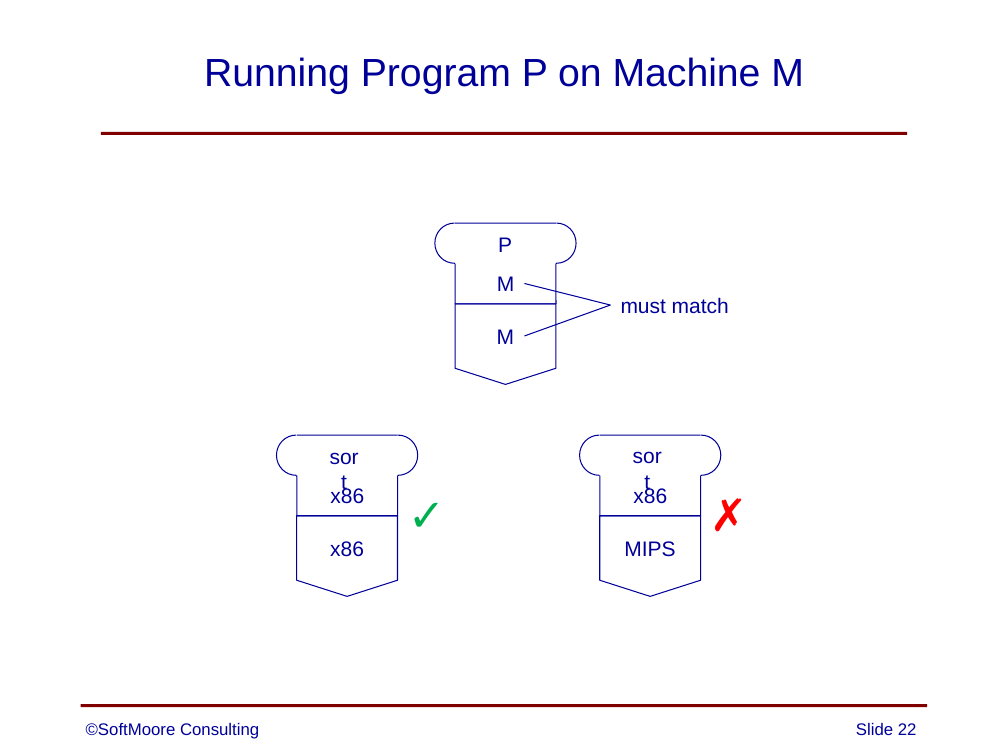
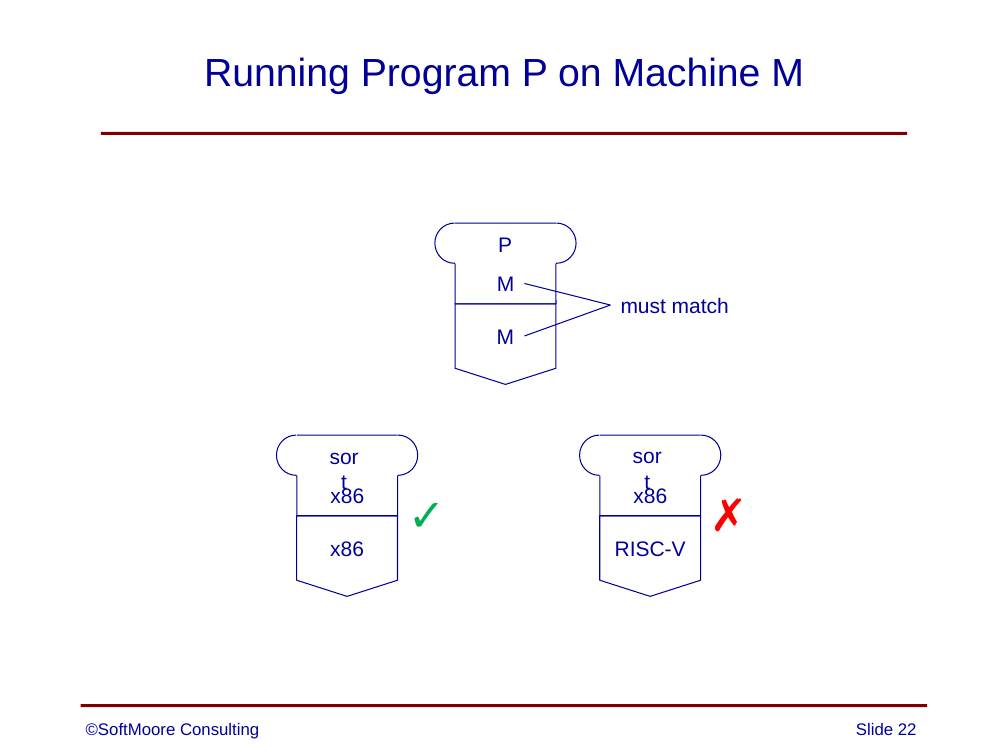
Before and after one commit to SoftMoore/CPRL-Kt, a slide deck: slide 22 of PowerPoint Slides/01 - Overview of Compilers.pptx. Drawn at 1008x756 pixels with LibreOffice and Linux fonts; fonts in the diff are those of the drawing. Boxes give left, top, right and bottom in pixels: in the first picture for what was removed or moved away, otherwise in the second. Text is boxed around its words. In the diff, an @@ line names an element or a change of style, - is before the commit and + after.

Commit message:
updated machine targets; replaced MIPS with RISC-V

```diff
--- a/PowerPoint Slides/01 - Overview of Compilers.pptx
+++ b/PowerPoint Slides/01 - Overview of Compilers.pptx
@@ text in flow chart offpage connector at (615, 541, 686, 557): text changed @@
-MIPS
+RISC-V
```
Also in this commit, not shown: 1 other slide changed, 1 other file.
